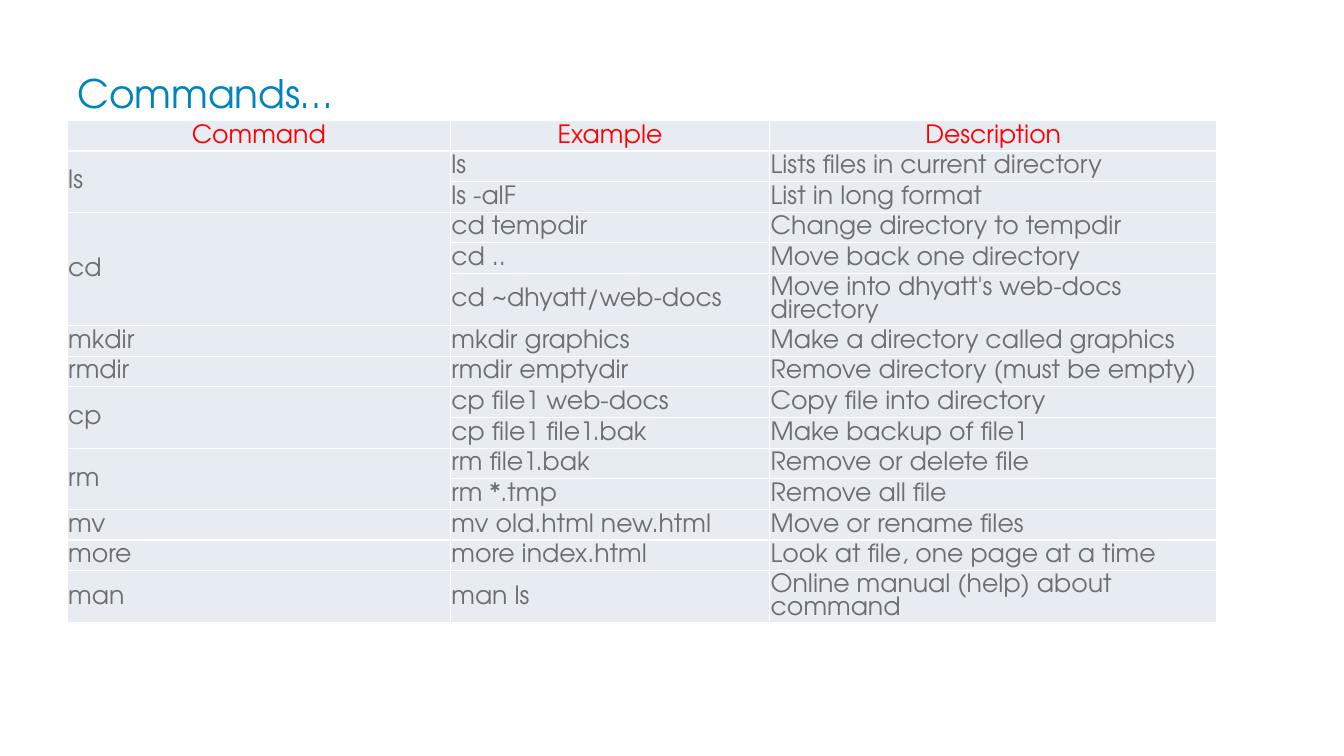
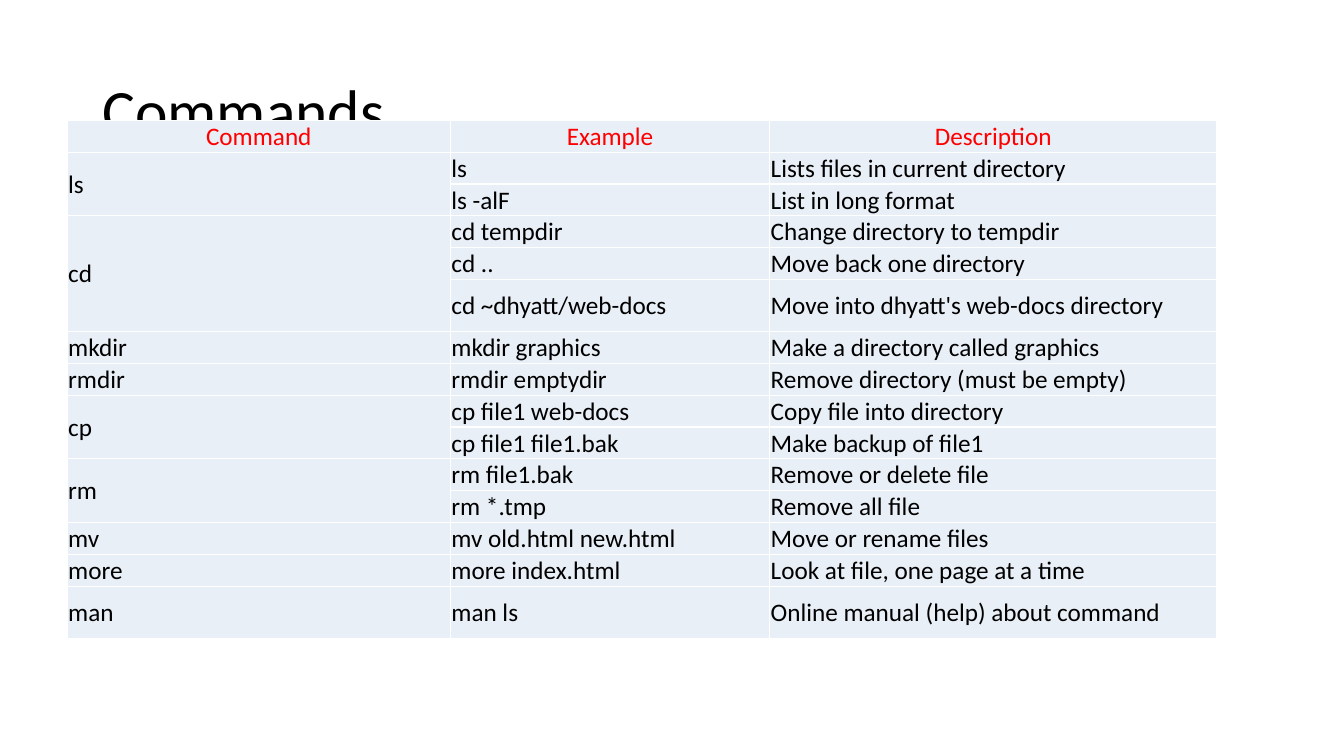
Before and after one commit to pgirgaonkar/Unix_Introduction, a slide deck: slide 5 of Unix-Introduction.pptx. Drawn at 1344x756 pixels with LibreOffice and Linux fonts; fonts in the diff are those of the drawing; background and template pictures are left out. Boxes give left, top, right and bottom in pixels: in the first picture for what was removed or moved away, otherwise in the second. Text is boxed around its words. In the diff, an @@ line names an element or a change of style, - is before the commit and + after.

Commit message:
Theme

```diff
--- a/Unix-Introduction.pptx
+++ b/Unix-Introduction.pptx
@@ title "Commands…" moved from (x1=77, y1=78, x2=332, y2=126) to (x1=102, y1=90, x2=426, y2=145) @@
@@ title "Commands…" at (x1=102, y1=90, x2=426, y2=145): size 28 to 44 pt, font TeX Gyre Adventor to Calibri, text colour #0083BE to #000000; line spacing 1 to 0.9 @@
@@ table at (x1=68, y1=120, x2=1218, y2=650) @@
@@ fill #E7EDF4 to #EAEFF7 in 40 cells @@
@@ font TeX Gyre Adventor to Calibri, text colour #6C6F70 to #000000 @@
```
Also in this commit, not shown: 8 other slides changed.
